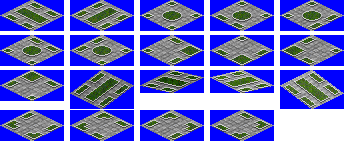
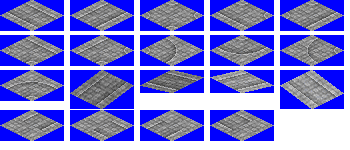
Layer changes from the first 350 x 150 image to the second:
added layer "STON" above "STON_SNOW" over [2, 1, 342, 140]
hid "WALK" over [2, 1, 342, 140]
hid "WALK_SNOW" over [2, 1, 342, 140]
hid "UGRT" over [2, 1, 342, 140]
hid "UGRT_SNOW" over [2, 1, 342, 140]
